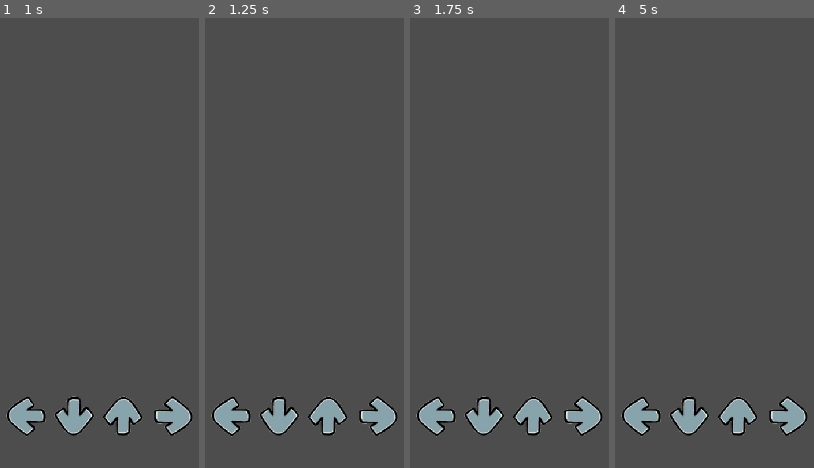
Above: before the commit, frames 1-4 (left to right).
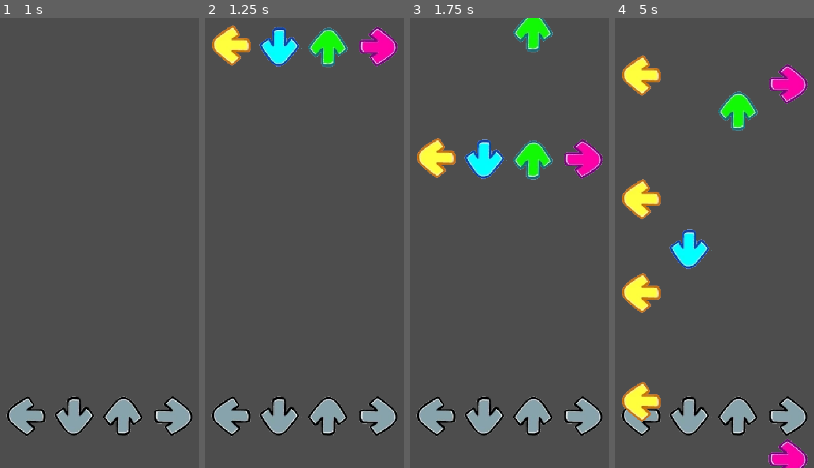
Above: after the commit, the same moments.

Repository: koplercito/Pinguino-Plataformero
Game: Godot game, scene res://scenes/rythm_level.tscn
Same seed, same stepped clock (60 frames per second), same inputs: the game is played once before the commit and once after it. This scene is started directly instead of the project's main scene.
Inputs:
- Up to frame 1 (1 s): tap Enter (ui_accept) at 0.5, 0.77 s; hold Right (ui_right) from 0.53 s (still down)
- Up to frame 2 (1.25 s): keep holding Right (ui_right)
- Up to frame 3 (1.75 s): keep holding Right (ui_right); tap Enter (ui_accept) at 1.52 s
- Up to frame 4 (5 s): release Right (ui_right) at 2.03 s; hold Left (ui_left) 2.03-2.78 s; hold Right (ui_right) 2.78-4.28 s; tap Enter (ui_accept) at 3.02, 3.77, 4.52 s; hold Left (ui_left) from 4.28 s (still down)

Frame 1 is identical in both runs. In frame 2, 4.3% of the frame differs, in the area x 3-97%, y 1-12%; in frame 3, 5.3%; in frame 4, 8.4%, in the area x 3-97%, y 8-100%.

Commit message:
avanze juego ritmo

Diff:
--- a/puto-pinguino/scenes/key_listener.tscn
+++ b/puto-pinguino/scenes/key_listener.tscn
@@ -6,3 +6,9 @@
 [node name="KeyListener" type="Sprite2D"]
 texture = ExtResource("1_7n2se")
 script = ExtResource("2_64e6d")
+
+[node name="RandomSpawnTimer" type="Timer" parent="."]
+one_shot = true
+autostart = true
+
+[connection signal="timeout" from="RandomSpawnTimer" to="." method="_on_random_spawn_timer_timeout"]
--- a/puto-pinguino/scripts/falling_key.gd
+++ b/puto-pinguino/scripts/falling_key.gd
@@ -3,6 +3,8 @@
 @export var fallSpeed: float = 1.5
 
 var init_y_pos = -100
+var has_passed: bool = false
+var pass_limits = 120
 
 func _init():
 	set_process(false)
@@ -12,9 +14,10 @@
 	global_position += Vector2(0, fallSpeed)
 
 	#Con esto determino cuanto se demora en llegar al punto exacto, (1.75)
-	if global_position.y > 100.0 and not $Timer.is_stopped():
-		print($Timer.wait_time - $Timer.time_left)
+	if global_position.y > pass_limits and not $Timer.is_stopped():
+		#print($Timer.wait_time - $Timer.time_left)
 		$Timer.stop()
+		has_passed = true
 
 
 func Setup(pos_x: float, target_frame: int):
--- a/puto-pinguino/scripts/key_listener.gd
+++ b/puto-pinguino/scripts/key_listener.gd
@@ -1,15 +1,37 @@
 extends Sprite2D
 
 @onready var falling_key = preload("res://scenes/falling_key.tscn")
-
 @export var key_name :String = ""
 
+var falling_key_queue = []
+
 func _process(_delta: float) -> void:
+
+	if falling_key_queue.size() > 0:
+		if falling_key_queue.front().has_passed:
+			falling_key_queue.pop_front()
+			print("popped")
+
 	if Input.is_action_just_pressed(key_name):
-		CreateFallingKey()
+		var keyToPop = falling_key_queue.pop_front()
+
+		var distanceFromPass = abs(keyToPop.pass_limits - keyToPop.global_position.y)
+		print(distanceFromPass)
+		keyToPop.queue_free()
+
+
+
 
 
 func CreateFallingKey():
 	var fk_inst = falling_key.instantiate()
 	get_tree().get_root().call_deferred("add_child", fk_inst)
 	fk_inst.Setup(position.x, frame + 4)
+
+	falling_key_queue.push_back(fk_inst)
+
+
+func _on_random_spawn_timer_timeout() -> void:
+		CreateFallingKey()
+		$RandomSpawnTimer.wait_time = randf_range(0.4, 3)
+		$RandomSpawnTimer.start()
